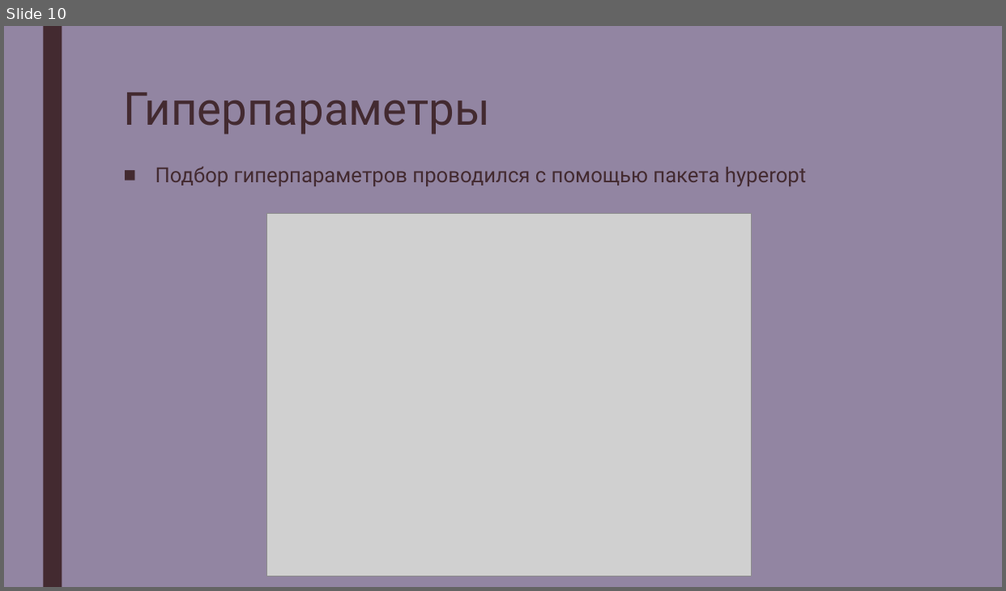
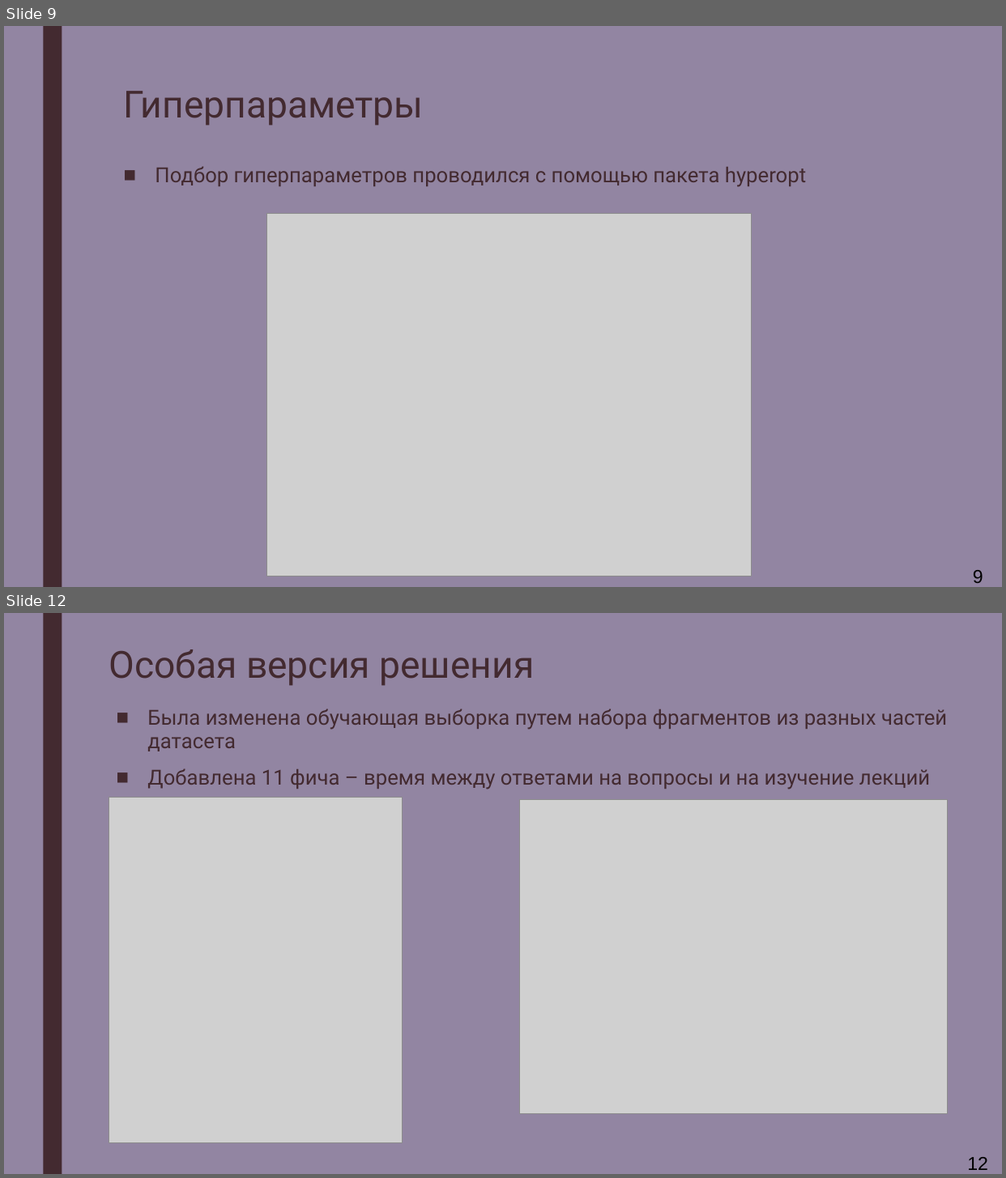
Before and after one commit to zumvanrin/DM_team_RIIID, a slide deck: Riid.pptx. Shown one above the other, each under a label of ours: slide 10 before the commit, slides 9 and 12 after it; the slides between them are not shown. The pictures are 1006x591 and 1006x1178 pixels, drawn with LibreOffice and Linux fonts; fonts in the diff are those of the drawing; grey boxes stand for pictures. Boxes give left, top, right and bottom in pixels: in the first picture for what was removed or moved away, otherwise in the second. Text is boxed around its words. In the diff, an @@ line names an element or a change of style, - is before the commit and + after.

```diff
--- a/Riid.pptx
+++ b/Riid.pptx
@@ slide 12 added at (4, 613, 1002, 1174), background #624F79 at 69% opacity; not listed: 1 template element that a slide beside it also shows @@
@@ text added at (108, 649, 534, 686), 36 pt, text #432A30 @@
+Особая версия решения
@@ text added at (147, 709, 947, 790), 20 pt, text #432A30 @@
+■ Была изменена обучающая выборка путем набора фрагментов из разных частей датасета
+■ Добавлена 11 фича – время между ответами на вопросы и на изучение лекций
@@ picture added at (108, 798, 402, 1144) @@
@@ picture added at (520, 800, 948, 1114) @@
@@ text added at (967, 1157, 988, 1170), 18 pt, text #000000 @@
+12
@@ what was slide 10 is now slide 9 @@
@@ slide 9 changed as well @@
@@ text "Гиперпараметры" at (124, 91, 424, 126): size 44 to 36 pt @@
@@ text added at (973, 570, 983, 583), 18 pt, text #000000 @@
+9
```
Also in this commit, not shown: 7 other slides changed, 4 other slides added, 5 slides removed.
